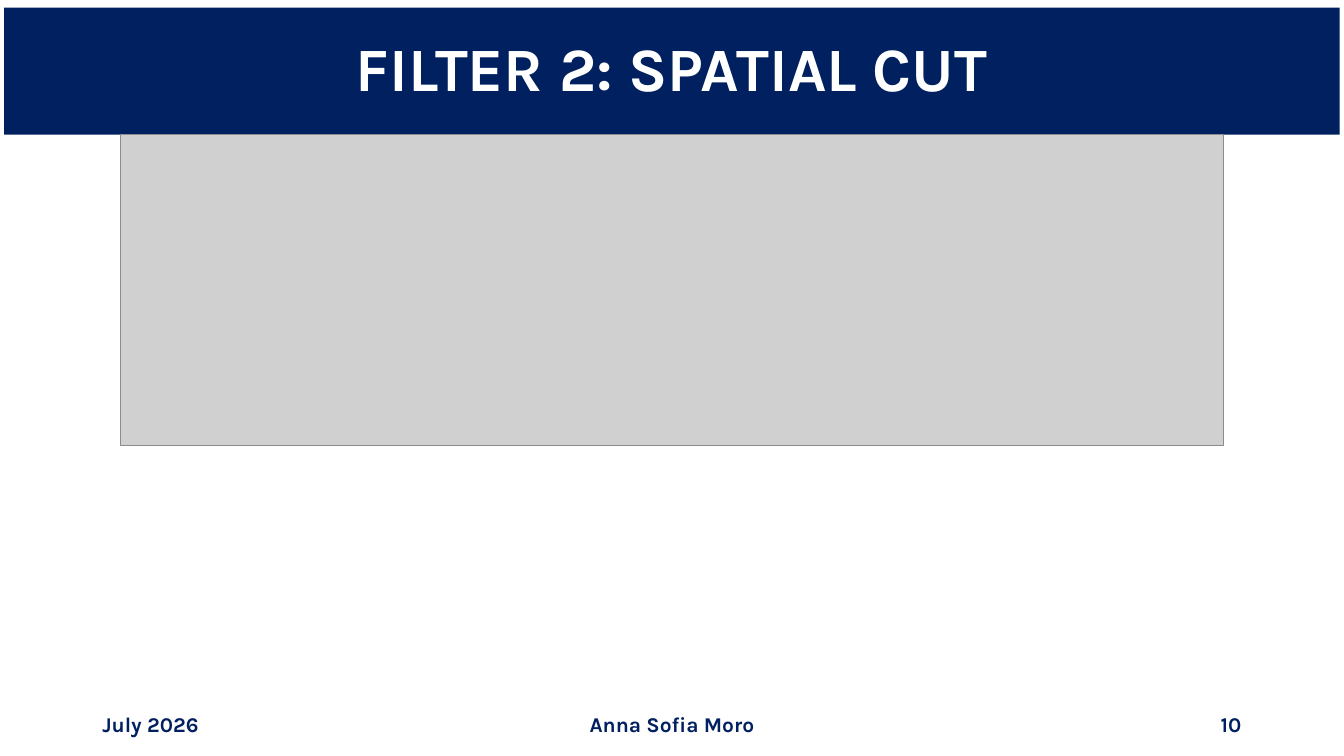
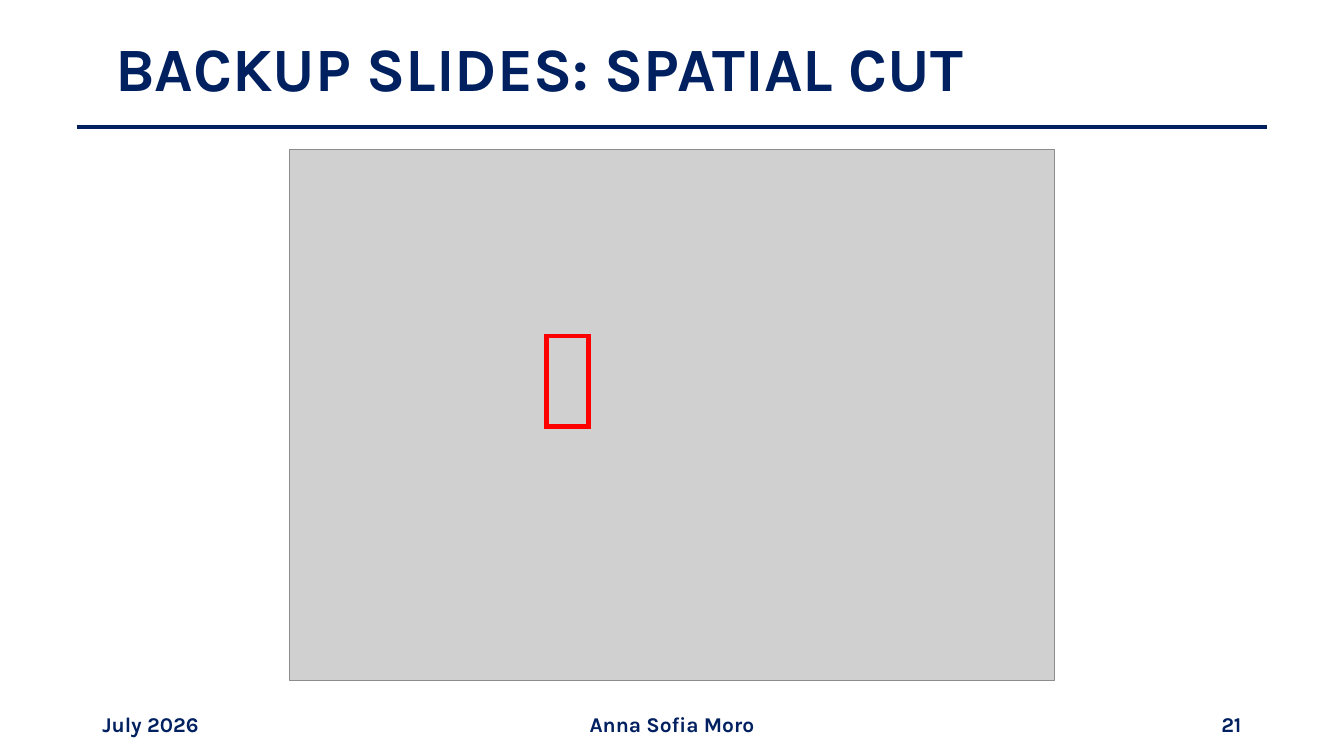
Before and after one commit to annaasofia/tesi, a slide deck: slide 21 of slides/week4.pptx (slide 10 before the commit). Drawn at 1344x756 pixels with LibreOffice and Linux fonts; fonts in the diff are those of the drawing; grey boxes stand for pictures. Boxes give left, top, right and bottom in pixels: in the first picture for what was removed or moved away, otherwise in the second. Text is boxed around its words. In the diff, an @@ line names an element or a change of style, - is before the commit and + after.

```diff
--- a/slides/week4.pptx
+++ b/slides/week4.pptx
@@ title "BACKUP SLIDES: SPATIAL CUT": place and size @@
-title "BACKUP SLIDES: SPATIAL CUT" at (4, 8, 1340, 135)
+title "BACKUP SLIDES: SPATIAL CUT" at (115, 50, 963, 92)
@@ title "BACKUP SLIDES: SPATIAL CUT" at (115, 50, 963, 92): fill #002060 to none @@
@@ title at (115, 50, 963, 92): text changed; text colour #FFFFFF to #002060 @@
-FILTER 2: SPATIAL CUT
+BACKUP SLIDES: SPATIAL CUT
@@ line added from (77, 127) to (1267, 127), #002060 3 pt @@
@@ picture removed at (120, 135, 1223, 446) @@
@@ picture added at (290, 150, 1055, 682) @@
@@ rectangle added at (546, 336, 589, 426), outline #FF0000 3 pt @@
@@ page number at (1221, 718, 1241, 732): text changed @@
-10
+21
```
Also in this commit, not shown: 18 other slides changed, 6 slides added, 6 slides removed, 2 other files.
